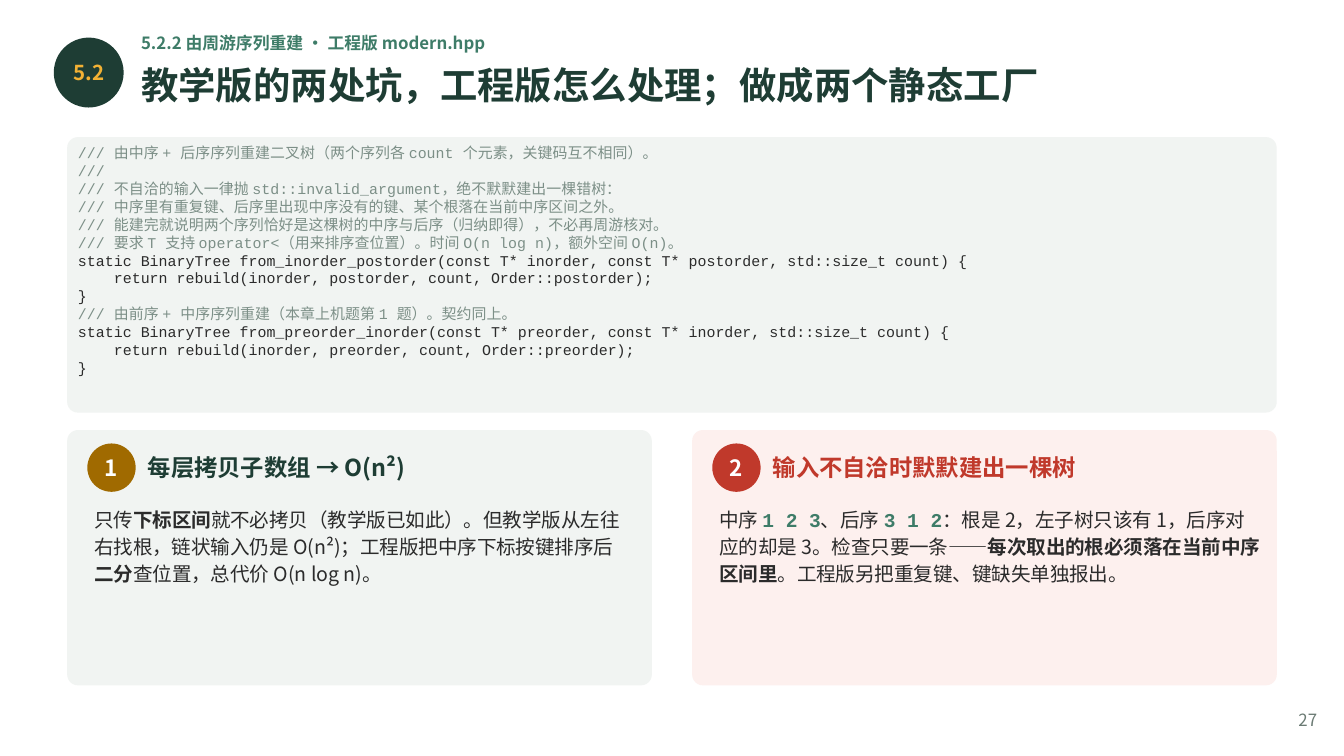
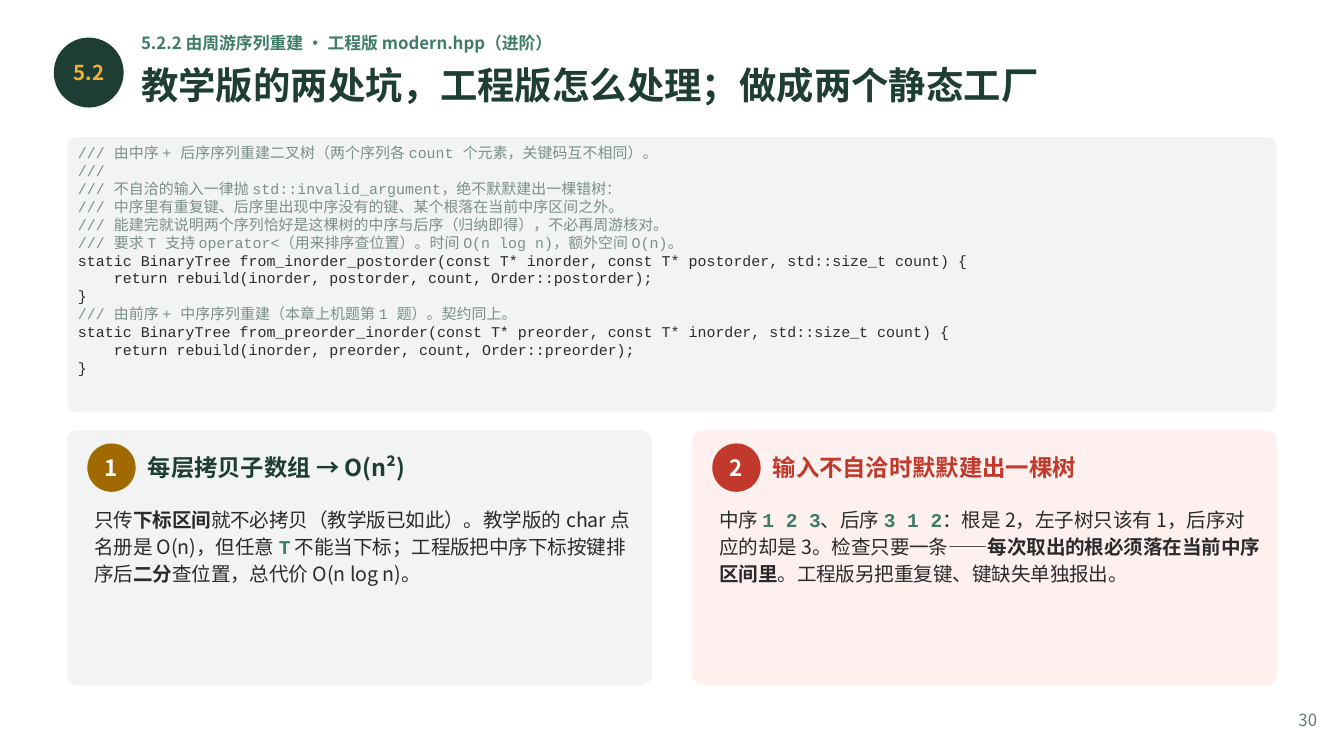
Before and after one commit to GMyhf/2026fall-cs201, a slide deck: slide 30 of courseware/202609_DSA_05_Binary_Tree.pptx (slide 27 before the commit). Drawn at 1344x756 pixels with LibreOffice and Linux fonts; fonts in the diff are those of the drawing. Boxes give left, top, right and bottom in pixels: in the first picture for what was removed or moved away, otherwise in the second. Text is boxed around its words. In the diff, an @@ line names an element or a change of style, - is before the commit and + after.

```diff
--- a/courseware/202609_DSA_05_Binary_Tree.pptx
+++ b/courseware/202609_DSA_05_Binary_Tree.pptx
@@ text at bbox=[141, 34, 552, 53]: text changed @@
-5.2.2 由周游序列重建 · 工程版 modern.hpp
+5.2.2 由周游序列重建 · 工程版 modern.hpp（进阶）
@@ text at bbox=[94, 510, 631, 586]: text changed @@
-只传下标区间就不必拷贝（教学版已如此）。但教学版从左往右找根，链状输入仍是 O(n²)；工程版把中序下标按键排序后二分查位置，总代价 O(n log n)。
+只传下标区间就不必拷贝（教学版已如此）。教学版的 char 点名册是 O(n)，但任意 T 不能当下标；工程版把中序下标按键排序后二分查位置，总代价 O(n log n)。
@@ text at bbox=[1298, 713, 1317, 726]: text changed @@
-27
+30
```
Also in this commit, not shown: 42 other slides changed, 3 slides added, 1 other file.
